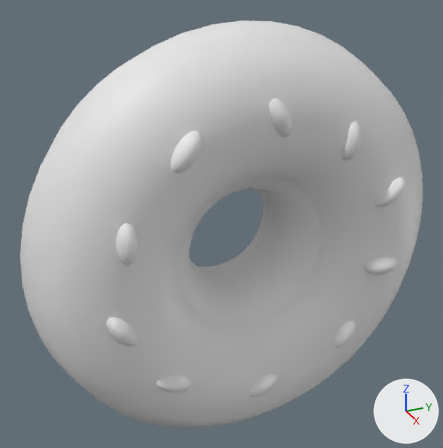
Before and after pictures for a commit that changed the Blender file Sonic R Final/Assets/Models/donut10.blend.
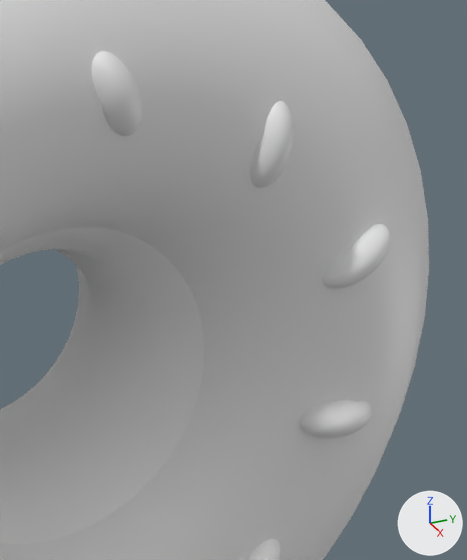
The first picture shows the older version from a 50 mm lens placed at (4.13, -1.93, 2.14), pointed at (0.01, -0.07, 0.08). The close-ups show both versions on the part from 51% to 99% of the width and 17% to 74% of the height of that picture; other places that the commit changed are outside them. Lighting does not change. The marker at lower right points along +X, +Y and +Z.
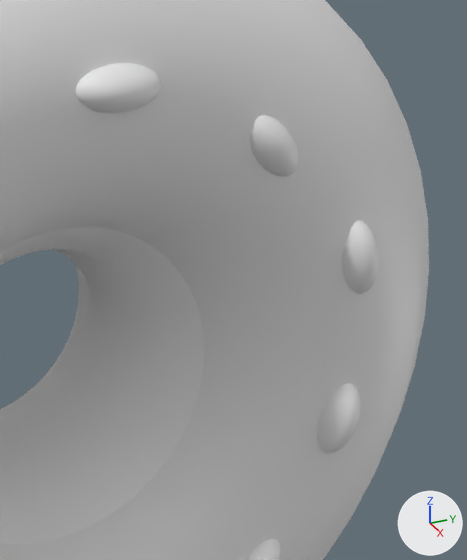
Location of each change, (x1, y1, x2, y2) in pixels of the close-ups (467 x 560 px):
'Sphere.004', moved, turned: before (92, 51, 142, 136); after (76, 63, 161, 113)
'Sphere.005', turned: before (250, 101, 294, 188); after (250, 115, 299, 176)
'Sphere', turned: before (323, 224, 391, 289); after (342, 220, 379, 294)
'Sphere.009', turned: before (299, 400, 371, 438); after (317, 383, 360, 453)

What the commit changed:
Object 'Sphere' (ob_sphere) turns from (-54, 0, 0) to (14, 0, 0) degrees about x, y and z.
Object 'Sphere.004' (ob_sphere_004) moves from (0.654, 0.043, 1.097) to (0.672, 0.043, 1.119).
Object 'Sphere.004' (ob_sphere_004) turns from (-154, 0, 0) to (-91, 0, 0) degrees about x, y and z.
Object 'Sphere.009' (ob_sphere_009) turns from (-89, 0, 0) to (-193, 0, 0) degrees about x, y and z.
Object 'Sphere.005' (ob_sphere_005) turns from (-188, 0, 0) to (-138, 0, 0) degrees about x, y and z.
